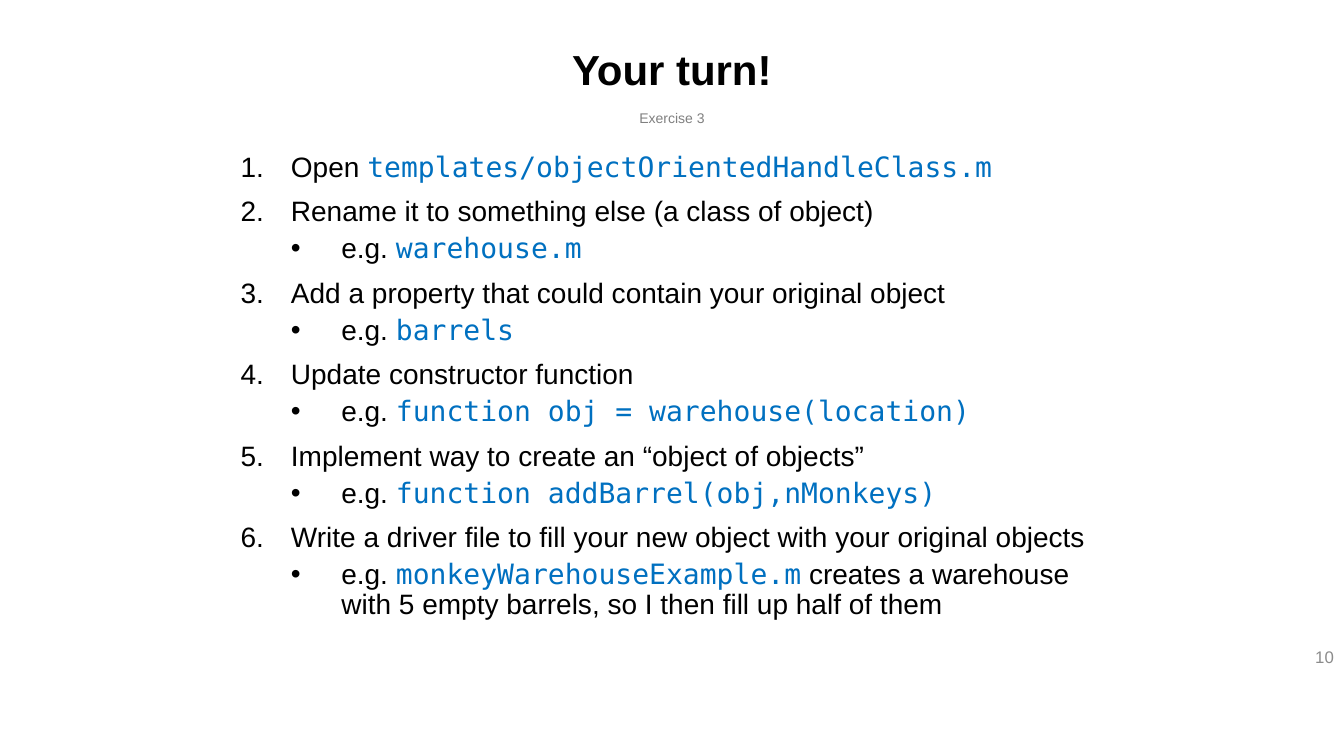
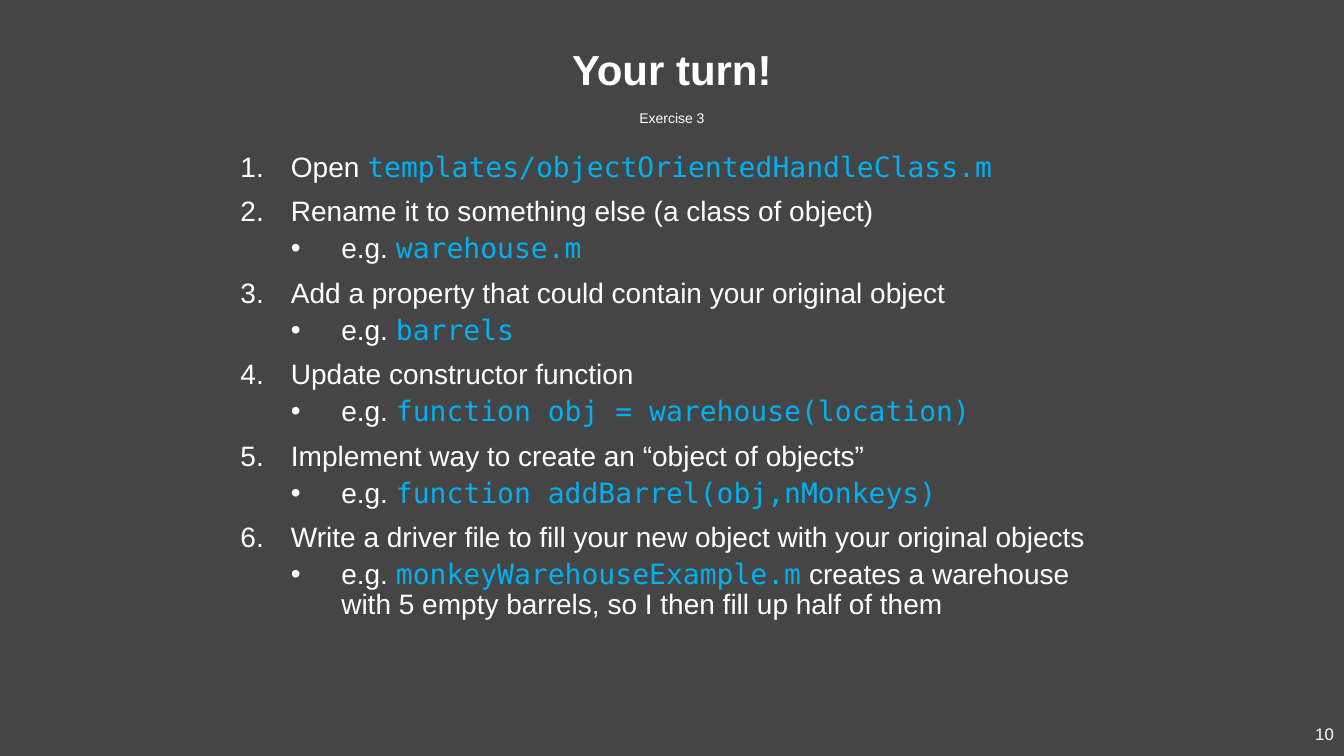
Before and after one commit to j-d-roth/tutorial_matlabClasses, a slide deck: slide 10 of introduction_matlabObjectOrientedProgramming.pptx. Drawn at 1344x756 pixels with LibreOffice and Linux fonts; fonts in the diff are those of the drawing. Boxes give left, top, right and bottom in pixels: in the first picture for what was removed or moved away, otherwise in the second. Text is boxed around its words. In the diff, an @@ line names an element or a change of style, - is before the commit and + after.

Commit message:
update example exercises

```diff
--- a/introduction_matlabObjectOrientedProgramming.pptx
+++ b/introduction_matlabObjectOrientedProgramming.pptx
@@ background #FFFFFF to #454545 @@
@@ text "Your turn!" at (572,56,771,86): text colour #000000 to #FFFFFF @@
@@ text "Exercise 3" at (639,113,705,123): text colour #808080 to #FFFFFF @@
@@ text "Open templates/objectOrientedHandleClass.m" at (291,155,1085,620): text colour #000000 to #FFFFFF in "Open", "Rename it to something else (a class ...", "e.g.", "Add a property that could contain your ..." and 7 more places; text colour #0070C0 to #00B0F0 in "templates/objectOrientedHandleClass.m", "warehouse.m", "barrels", "function obj = warehouse(location)" and 2 more places @@
@@ page number: place and size @@
-page number at (1315,651,1334,663)
+page number at (1315,728,1334,740)
@@ page number at (1315,728,1334,740): text colour #8C8C8C to #FFFFFF @@
```
Also in this commit, not shown: 4 other slides changed.
